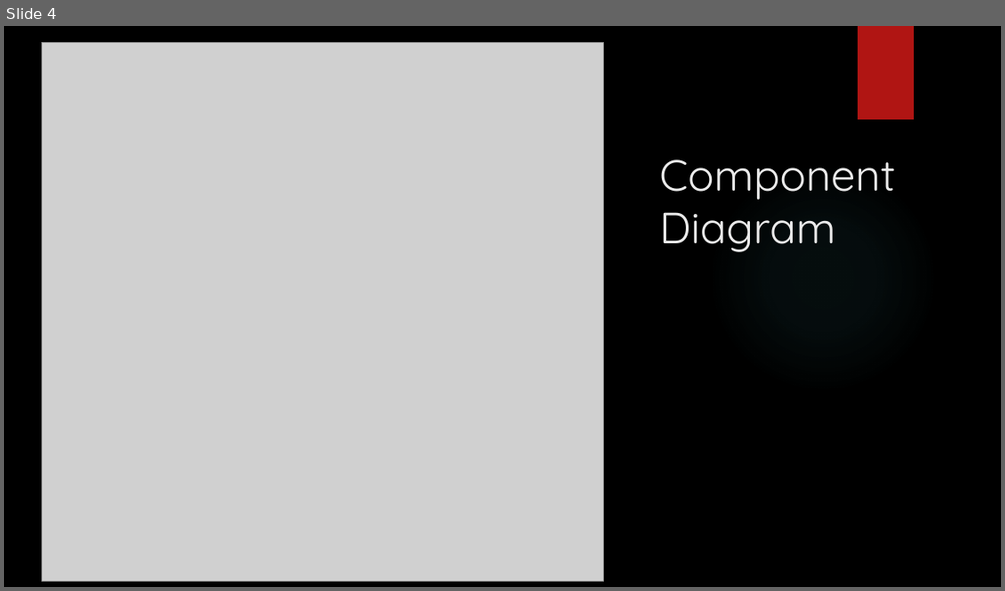
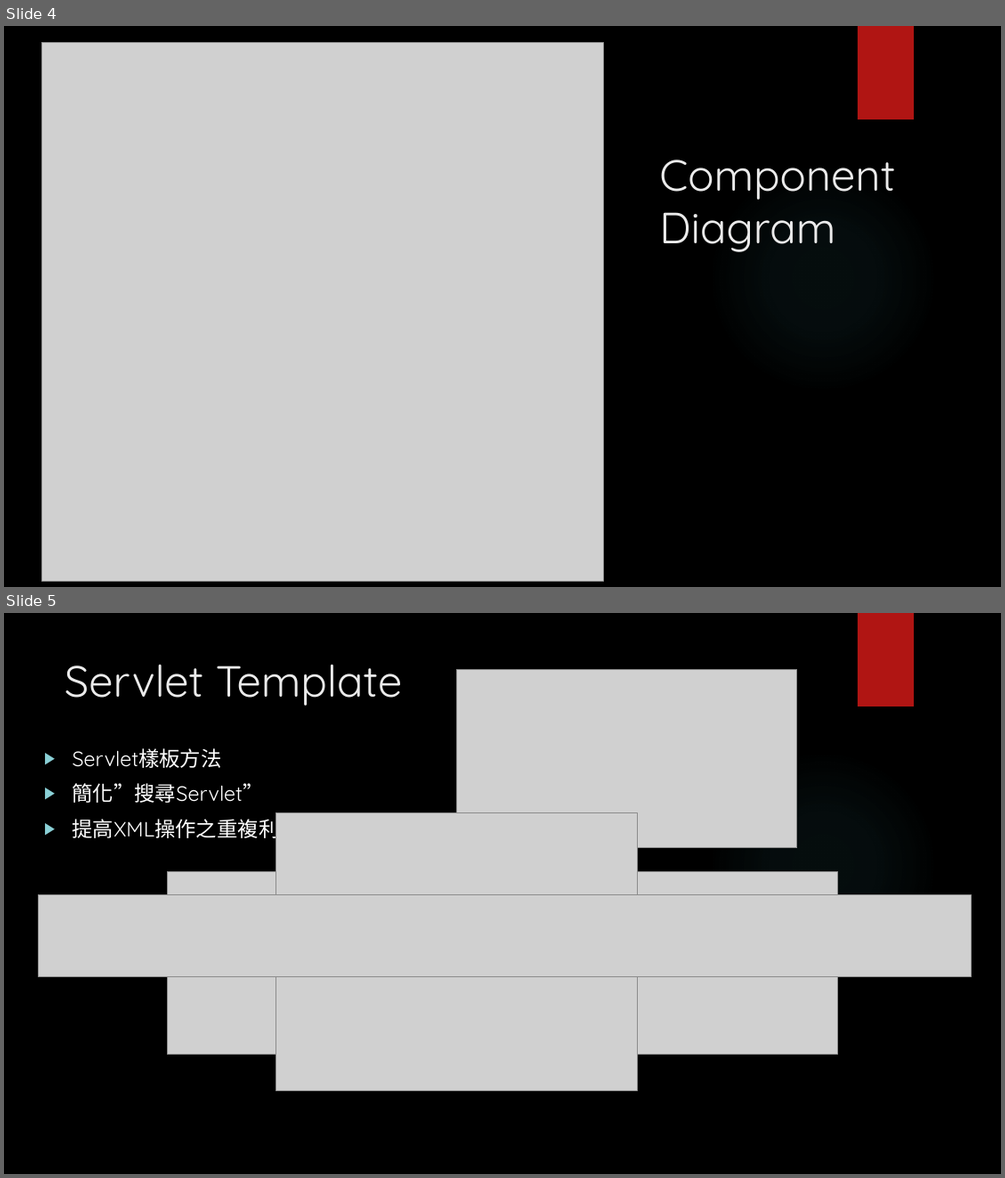
Before and after one commit to Johnny850807/XML-TriMago, a slide deck: Presentation/Presentation.pptx. Shown one above the other, each under a label of ours: slide 4 before the commit, slides 4 and 5 after it. The pictures are 1005x591 and 1005x1178 pixels, drawn with LibreOffice and Linux fonts; fonts in the diff are those of the drawing; grey boxes stand for pictures; background and template pictures are left out. Boxes give left, top, right and bottom in pixels: in the first picture for what was removed or moved away, otherwise in the second. Text is boxed around its words. In the diff, an @@ line names an element or a change of style, - is before the commit and + after.

Commit message:
presentation

```diff
--- a/Presentation/Presentation.pptx
+++ b/Presentation/Presentation.pptx
@@ slide 5 added at [4, 613, 1001, 1174], background picture (left out); not listed: 2 template elements that a slide beside it also shows @@
@@ title added at [65, 664, 403, 706], 42 pt, text #EBEBEB @@
+Servlet Template
@@ picture added at [456, 670, 797, 849] @@
@@ text added at [73, 748, 322, 842], 20 pt, text #FFFFFF @@
+▶ Servlet樣板方法
+▶ 簡化”搜尋Servlet”
+▶ 提高XML操作之重複利用性
@@ picture added at [276, 812, 637, 1091] @@
@@ picture added at [167, 872, 838, 1054] @@
@@ picture added at [39, 895, 971, 977] @@
```
Also in this commit, not shown: 1 slide changed, 1 slide removed, 2 other files.
